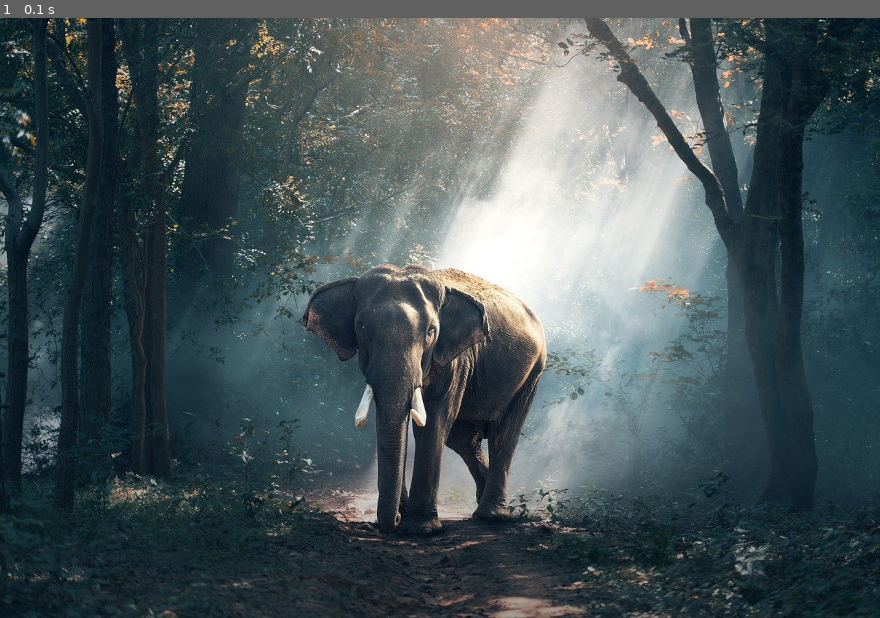
Above: before the commit, frame 1.
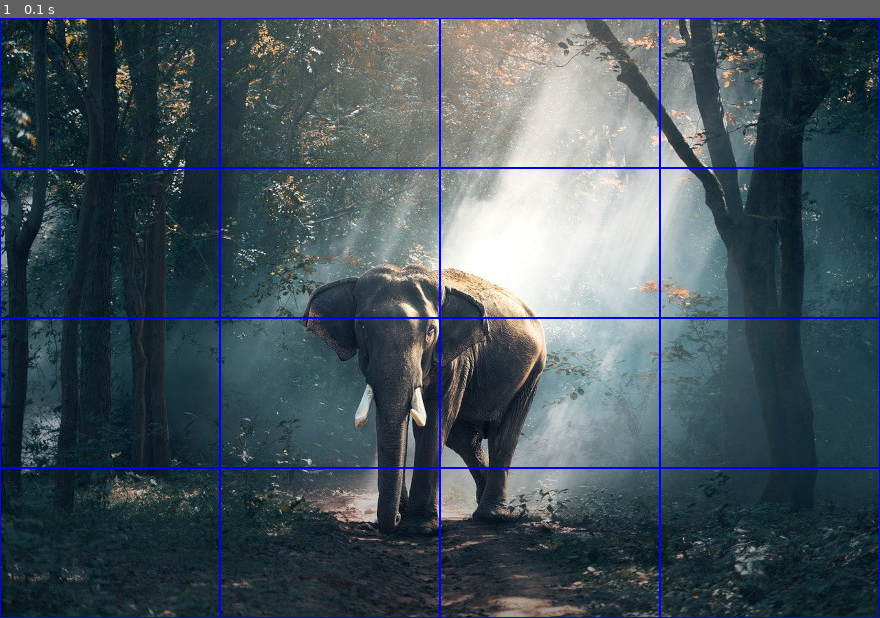
Above: after the commit, the same moment.

Repository: bigbugboy/pygames
Game: pygame game, started from puzzle_game/new_main.py
Two runs of this game, one before a commit and one after it. Both use one fixed random seed, a clock stepped at 60 frames per second and the inputs below.
Inputs:
- Up to frame 1 (0.1 s): no input

The runs differ from the first frame. In frame 1, 2.2% of the frame differs, in the area x 0-100%, y 0-100%.

Commit message:
分割图片

Diff:
--- a/puzzle_game/new_main.py
+++ b/puzzle_game/new_main.py
@@ -7,6 +7,8 @@
 
 WIDTH = 880
 HEIGHT = 600
+MODE = 4
+
 
 pygame.display.set_caption("拼图")
 screen = pygame.display.set_mode([WIDTH, HEIGHT])
@@ -14,6 +16,15 @@
 fps = 10
 
 image = pygame.image.load("elephant.jpg").convert()
+image_rect = image.get_rect()
+blocks = []
+for i in range(MODE):
+    for j in range(MODE):
+        block_width = WIDTH // MODE
+        block_height = HEIGHT // MODE
+        sub_rect = pygame.rect.Rect(j * block_width, i * block_height, block_width, block_height)
+        block_surf = image.subsurface(sub_rect)
+        blocks.append((block_surf, sub_rect))
 
 
 while True:
@@ -22,6 +33,10 @@
             pygame.quit()
             sys.exit(-1)
 
-    screen.blit(image, (0, 0))
+    # screen.blit(image, (0, 0))
+    for block_surf, block_rect in blocks:
+        screen.blit(block_surf, block_rect)
+        pygame.draw.rect(screen, "blue", block_rect, 1)
+
     pygame.display.flip()
     clock.tick(fps)
--- a/puzzle_game/steps.txt
+++ b/puzzle_game/steps.txt
@@ -1,3 +1,6 @@
 1. 项目初始化
     1.1 编写基础代码
     1.2 加载原始图片
+
+2. 分割图片并绘制在屏幕上
+    2.1 分割图片成多个子图片
